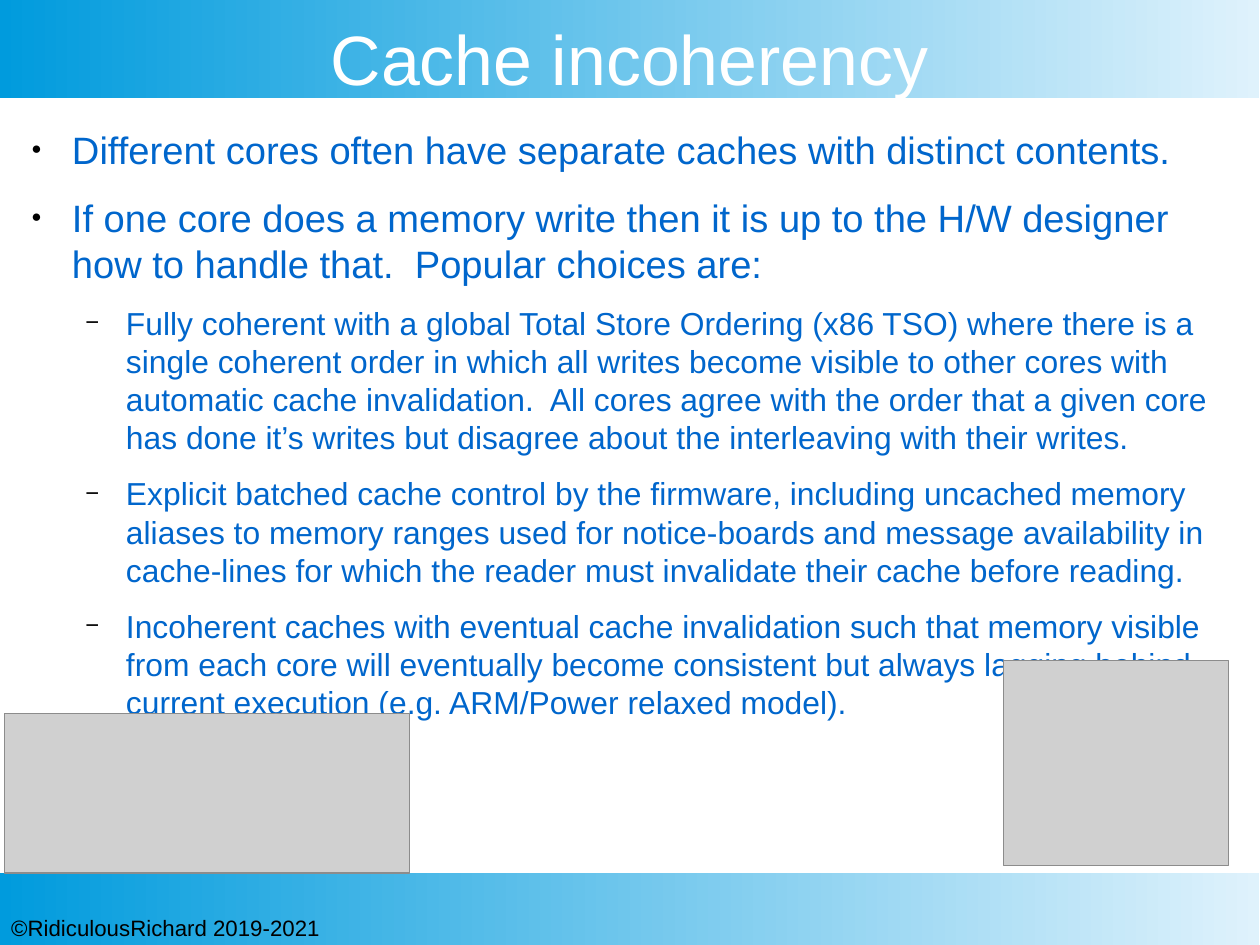
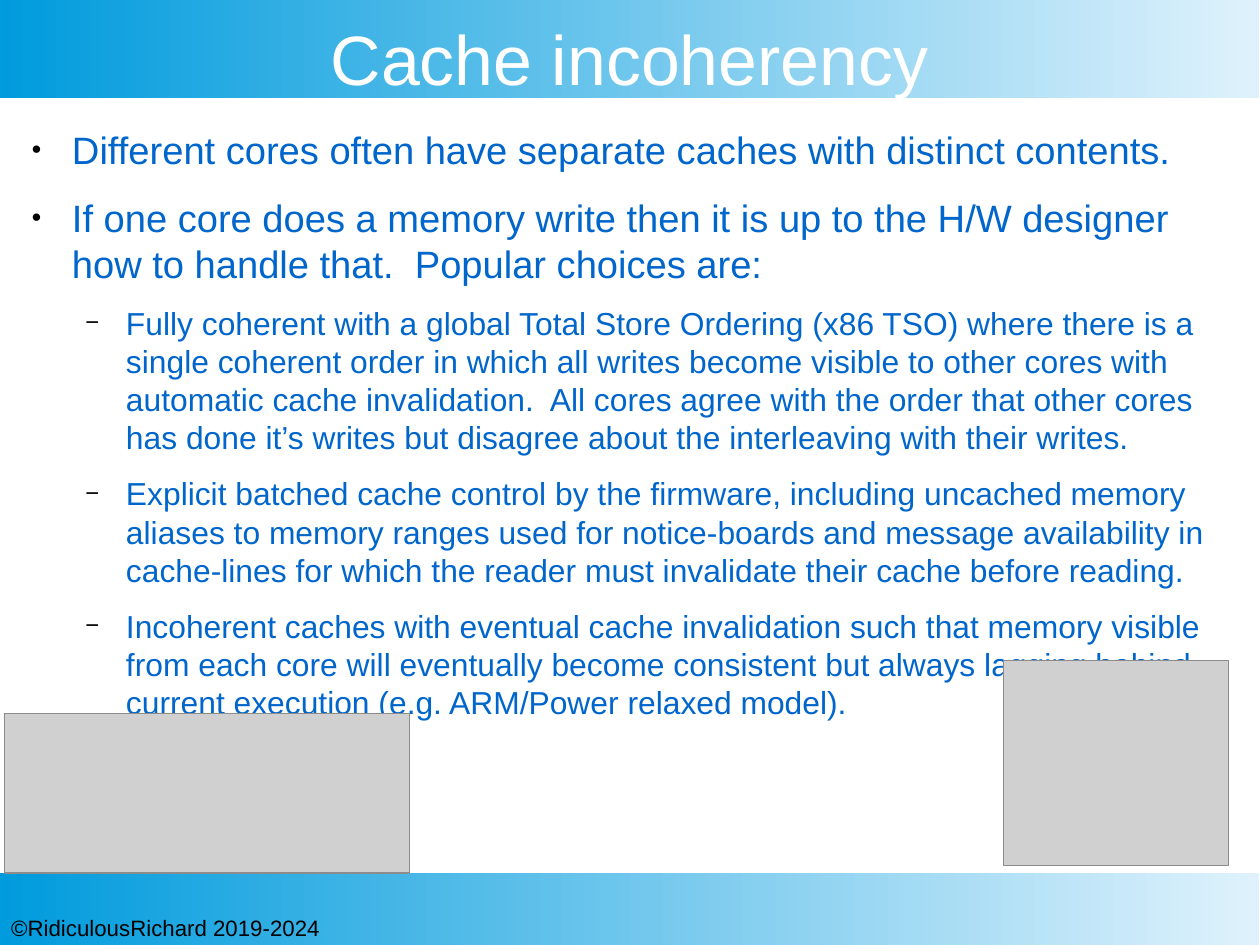
Before and after one commit to RidiculousRichard/presentations, a slide deck: slide 4 of Demystifying ICC.odp. Drawn at 1260x945 pixels with LibreOffice and Linux fonts; fonts in the diff are those of the drawing; grey boxes stand for pictures; background and template pictures are left out. Boxes give left, top, right and bottom in pixels: in the first picture for what was removed or moved away, otherwise in the second. Text is boxed around its words. In the diff, an @@ line names an element or a change of style, - is before the commit and + after.

```diff
--- a/Demystifying ICC.odp
+++ b/Demystifying ICC.odp
@@ text at (126,312,1194,455): text changed @@
-  − Fully coherent with a global Total Store Ordering (x86 TSO) where there is a single coherent order in which all writes become visible to other cores with automatic cache invalidation. All cores agree with the order that a given core has done it’s writes but disagree about the interleaving with their writes.
+  − Fully coherent with a global Total Store Ordering (x86 TSO) where there is a single coherent order in which all writes become visible to other cores with automatic cache invalidation. All cores agree with the order that other cores has done it’s writes but disagree about the interleaving with their writes.
@@ text at (11,920,319,937): text changed @@
-©RidiculousRichard 2019-2021
+©RidiculousRichard 2019-2024
```
Also in this commit, not shown: 16 other slides changed, 3 other files.
